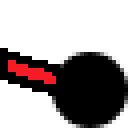
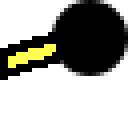
Comparing the layer stacks of the two 128 × 128 images. Changes:
showed group "Connector Curve Left" (11 layers) over bbox(8, 0, 128, 80)
added layer "Layer 12 copy 3" in group "Route" over bbox(8, 44, 56, 68)
added layer "Ellipse 1 copy 8" in group "Route" over bbox(52, 0, 128, 76)
added layer "Layer 11 copy 5" in group "Route" over bbox(8, 24, 80, 80)
hid group "Connector Curve Right" (11 layers) over bbox(8, 48, 128, 128)
hid group "Occ" (4th of 13, in "Connector Curve Right") (3 layers) over bbox(8, 48, 128, 128)
